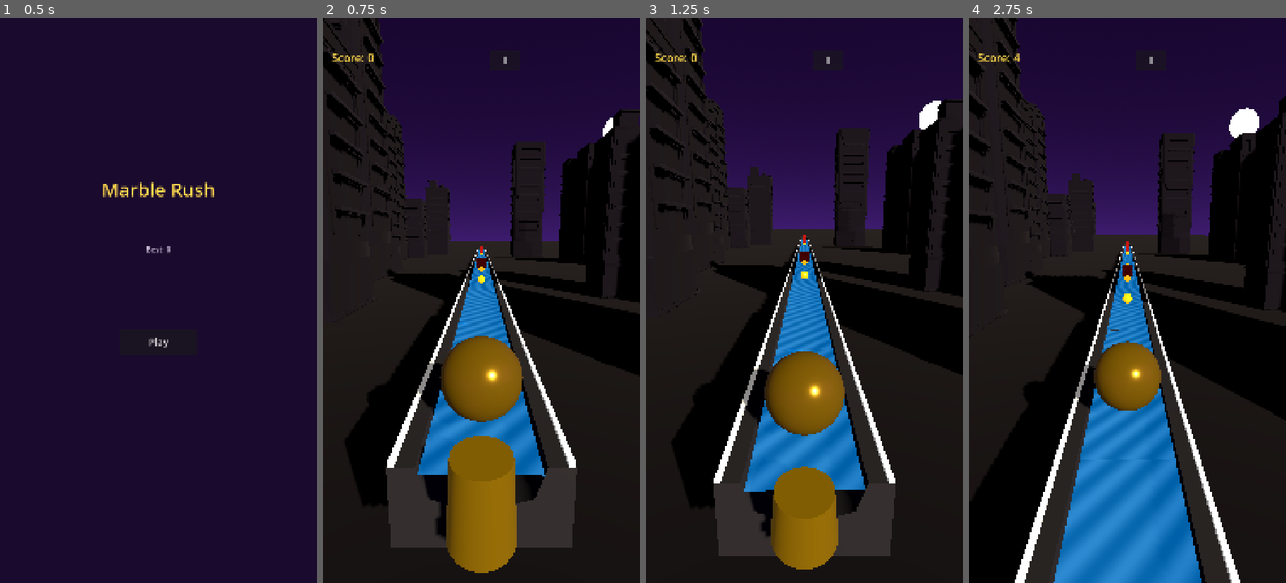
Above: before the commit, frames 1-4 (left to right).
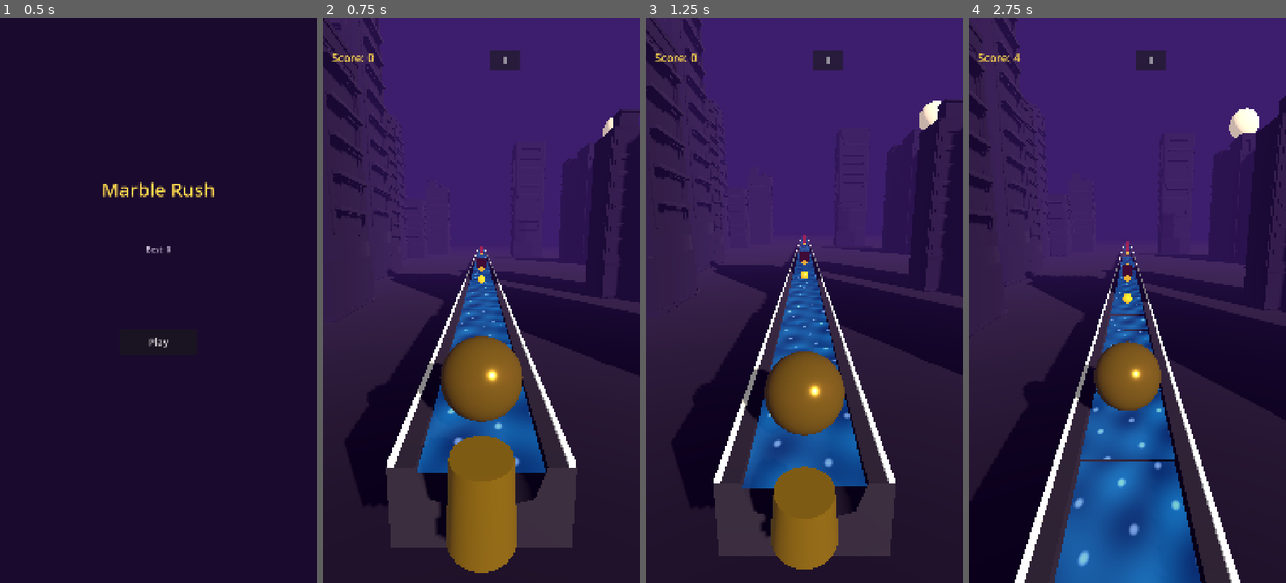
Above: after the commit, the same moments.

Repository: Ebrahassad/marble-rush
Game: Godot game, scene res://scenes/MainMenu.tscn
The game is run twice, just before and just after one commit, with the same random seed, the same clock (stepped at 60 frames per second) and the same inputs.
Inputs:
- Up to frame 1 (0.5 s): no input
- Up to frame 2 (0.75 s): click "Play" at 0.5 s
- Up to frame 3 (1.25 s): no input
- Up to frame 4 (2.75 s): click "II" at 1.25 s; click "Resume" at 2 s

Frame 1 is identical in both runs. In frame 2, 76% of the frame differs, in the area x 0-100%, y 0-100%; in frame 3, 81%; in frame 4, 86%.

Commit message:
Add distance fog to hide building pop-in, and improve water shader with crossed waves and sparkle

Diff:
--- a/scripts/environment_theme.gd
+++ b/scripts/environment_theme.gd
@@ -17,4 +17,10 @@
 	new_environment.ambient_light_source = Environment.AMBIENT_SOURCE_SKY
 	new_environment.ambient_light_energy = 0.7
 
+	new_environment.fog_enabled = true
+	new_environment.fog_light_color = theme_data.sky_horizon
+	new_environment.fog_light_energy = 1.0
+	new_environment.fog_depth_begin = 20.0
+	new_environment.fog_depth_end = 95.0
+
 	environment = new_environment
--- a/shaders/water.gdshader
+++ b/shaders/water.gdshader
@@ -1,16 +1,25 @@
 shader_type spatial;
 render_mode blend_mix, cull_disabled, unshaded;
 
-uniform vec4 water_color : source_color = vec4(0.1, 0.55, 0.9, 0.8);
-uniform float speed = 1.6;
+uniform vec4 water_color : source_color = vec4(0.08, 0.45, 0.85, 0.75);
+uniform vec4 water_color_deep : source_color = vec4(0.03, 0.2, 0.5, 0.85);
+uniform float speed = 1.2;
 
 void vertex() {
-	VERTEX.y += sin(VERTEX.x * 5.0 + TIME * speed) * 0.03 + sin(VERTEX.z * 3.0 + TIME * speed * 0.7) * 0.02;
+	VERTEX.y += sin(VERTEX.x * 6.0 + TIME * speed) * 0.025 + sin(VERTEX.z * 4.0 - TIME * speed * 0.8) * 0.02;
 }
 
 void fragment() {
-	float shimmer = sin((UV.x + UV.y) * 20.0 + TIME * speed * 2.0) * 0.08;
-	ALBEDO = water_color.rgb + shimmer;
-	EMISSION = water_color.rgb * 0.25;
-	ALPHA = water_color.a;
+	float wave1 = sin(UV.x * 14.0 + UV.y * 6.0 + TIME * speed * 1.5);
+	float wave2 = sin(UV.x * 5.0 - UV.y * 11.0 - TIME * speed * 1.1);
+	float wave3 = sin((UV.x + UV.y) * 9.0 + TIME * speed * 0.6);
+	float pattern = (wave1 + wave2 + wave3) / 3.0;
+
+	vec3 color = mix(water_color_deep.rgb, water_color.rgb, 0.5 + 0.5 * pattern);
+	float sparkle = smoothstep(0.85, 1.0, wave1 * wave2);
+	color += sparkle * 0.5;
+
+	ALBEDO = color;
+	EMISSION = color * 0.3;
+	ALPHA = mix(water_color_deep.a, water_color.a, 0.5 + 0.5 * pattern);
 }
